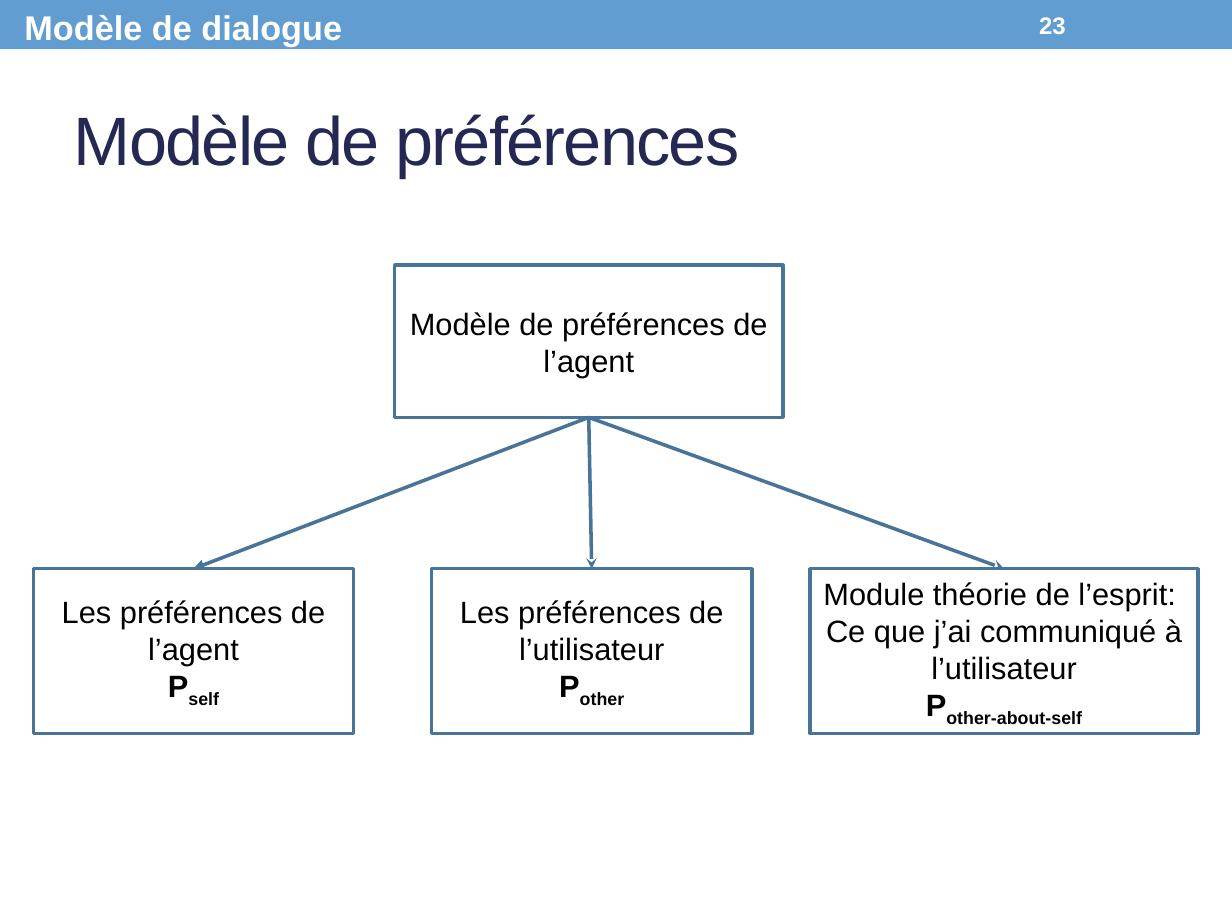
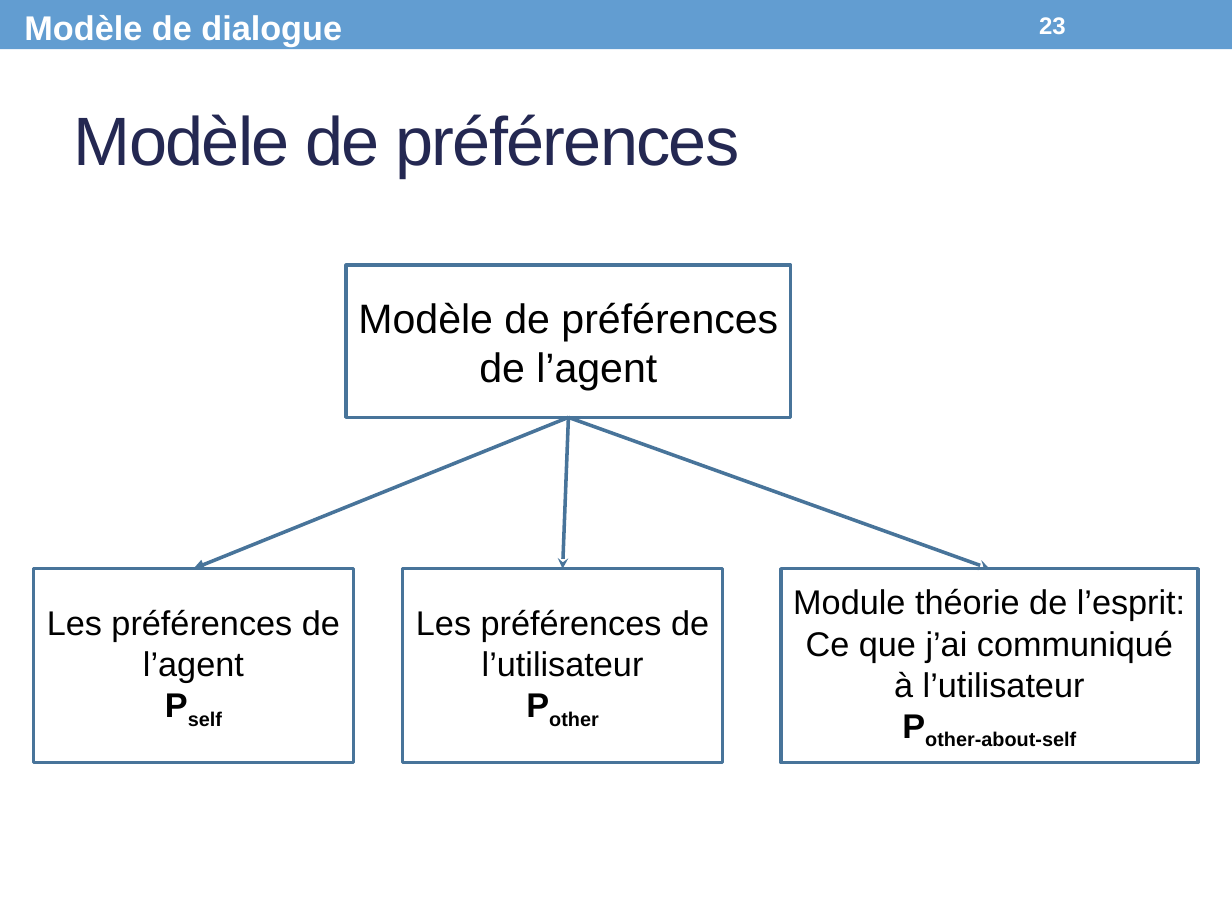
Before and after one commit to Olydia/Discolog, a slide deck: slide 23 of papers/Presentations/CPU_Presentation.pptx. Drawn at 1232x924 pixels with LibreOffice and Linux fonts; fonts in the diff are those of the drawing. Boxes give left, top, right and bottom in pixels: in the first picture for what was removed or moved away, otherwise in the second. Text is boxed around its words. In the diff, an @@ line names an element or a change of style, - is before the commit and + after.

```diff
--- a/papers/Presentations/CPU_Presentation.pptx
+++ b/papers/Presentations/CPU_Presentation.pptx
@@ rectangle "Modèle de préférences de l’agent": place and size @@
-rectangle "Modèle de préférences de l’agent" at <box>394,265,782,418</box>
+rectangle "Modèle de préférences de l’agent" at <box>346,265,791,418</box>
@@ rectangle "Modèle de préférences de l’agent" at <box>346,265,791,418</box>: size 18 to 24 pt @@
@@ arrow moved from (589, 418) - (193, 569) to (568, 418) - (193, 569) @@
@@ arrow moved from (589, 418) - (591, 569) to (568, 418) - (563, 569) @@
@@ arrow moved from (589, 418) - (1004, 569) to (568, 418) - (989, 569) @@
@@ rectangle "Les préférences de l’agent": place and size @@
-rectangle "Les préférences de l’agent" at <box>33,569,354,734</box>
+rectangle "Les préférences de l’agent" at <box>33,569,354,763</box>
@@ size 18 to 20 pt in 3 elements at <box>33,569,354,763</box>, <box>781,569,1199,763</box>, <box>403,569,723,763</box> @@
@@ rectangle "Les préférences de l’utilisateur": place and size @@
-rectangle "Les préférences de l’utilisateur" at <box>431,569,752,734</box>
+rectangle "Les préférences de l’utilisateur" at <box>403,569,723,763</box>
@@ rectangle "Module théorie de l’esprit:": place and size @@
-rectangle "Module théorie de l’esprit:" at <box>809,569,1198,734</box>
+rectangle "Module théorie de l’esprit:" at <box>781,569,1199,763</box>
```
Also in this commit, not shown: 11 other slides changed.
